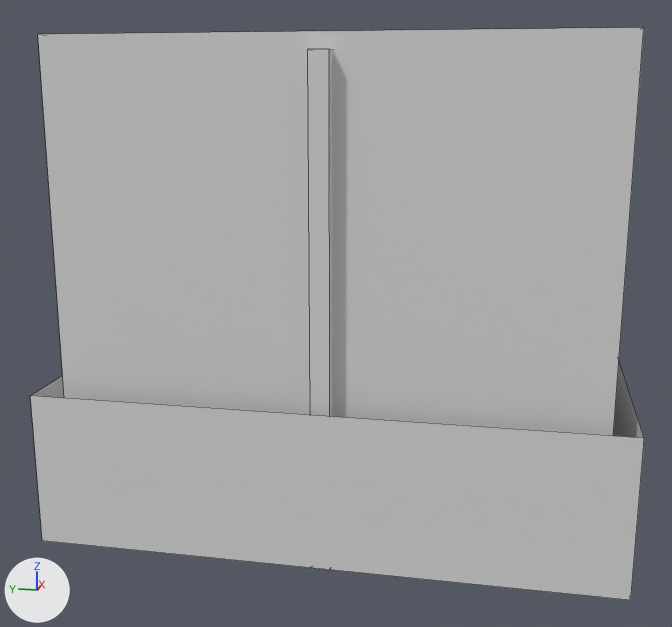
Renders of the FBX model linajes/arte/exports/civiles/arriba/CamperaJean/RightLowerArm_C1.fbx from each side of a commit.
Camera for both pictures: a 50 mm camera at (-3.955, -0.404, 3.482) aimed at (-1.621, 0.063, 2.899). Lighting does not change. The marker at lower left points along +X, +Y and +Z. The older version comes first. Mesh edges are drawn as thin lines. Where no turn or scale is listed for an object, it has been applied to the vertices.

Objects in the first picture: 'Civ_CamperaJean_RightLowerArm_C1'.
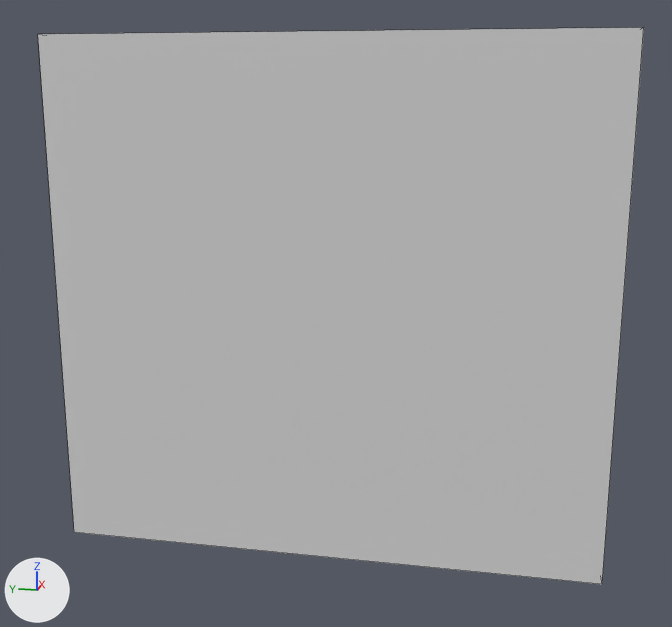
Diff of the bpy script that builds the scene:
```diff
--- a/linajes/arte/exports/civiles/arriba/CamperaJean/RightLowerArm_C1.fbx.py
+++ b/linajes/arte/exports/civiles/arriba/CamperaJean/RightLowerArm_C1.fbx.py
@@ me_civ_camperajean_rightlowerarm_c1 @@
 # used by ob_civ_camperajean_rightlowerarm_c1; location = (0.0, 0.0, 0.0)
-me_civ_camperajean_rightlowerarm_c1.from_pydata(...)  # 32 vertices, 20 faces; spans x -2.133..-1.029, y -0.662..0.662, z 2.432..3.585
+me_civ_camperajean_rightlowerarm_c1.from_pydata(...)  # 8 vertices, 6 faces; spans x -2.08..-1.029, y -0.608..0.608, z 2.446..3.585
+# me_civ_camperajean_rightlowerarm_c1 part 1: the loose piece of 8 vertices spanning x -2.112..-2.069, y -0.021..0.021, z 2.432..3.549 is deleted
+# me_civ_camperajean_rightlowerarm_c1 part 2: the loose piece of 8 vertices spanning x -2.133..-1.029, y -0.662..0.662, z 2.446..2.803 is deleted
+# other edits to the shape of me_civ_camperajean_rightlowerarm_c1 do not show in these pictures
 me_civ_camperajean_rightlowerarm_c1.materials.append(mat_mat_civil_color1)
```

Where the change shows, as pixel boxes (x1, y1, x2, y2) in the pictures (672 x 627 px):
'Civ_CamperaJean_RightLowerArm_C1', reshaped
    before: (31, 27, 644, 600)
    after: (38, 27, 644, 584)
part 1 of me_civ_camperajean_rightlowerarm_c1, deleted
    before: (308, 49, 333, 570)
part 2 of me_civ_camperajean_rightlowerarm_c1, deleted
    before: (31, 362, 644, 600)
